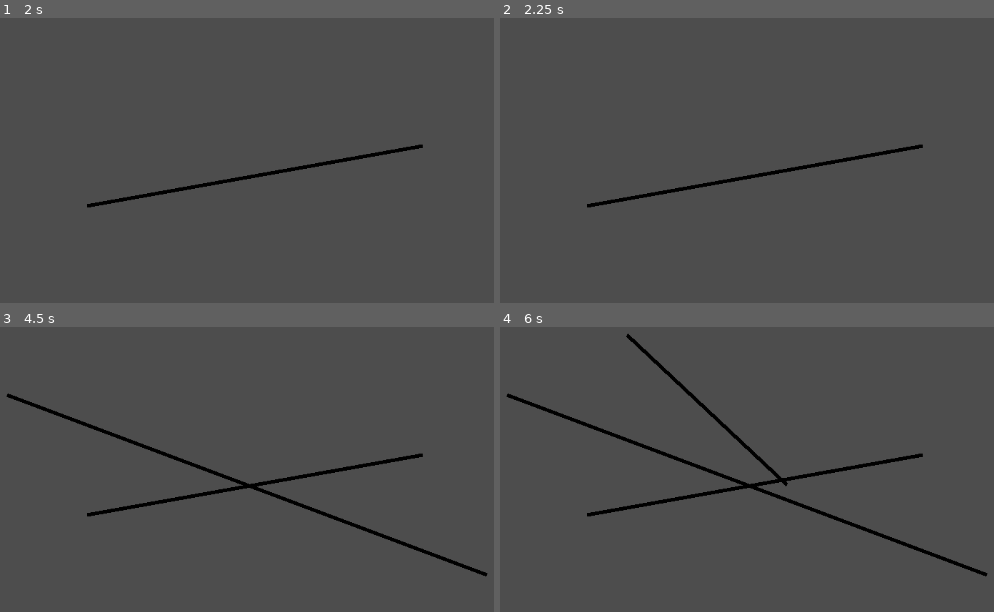
Above: before the commit, frames 1-4 (two rows, left to right).
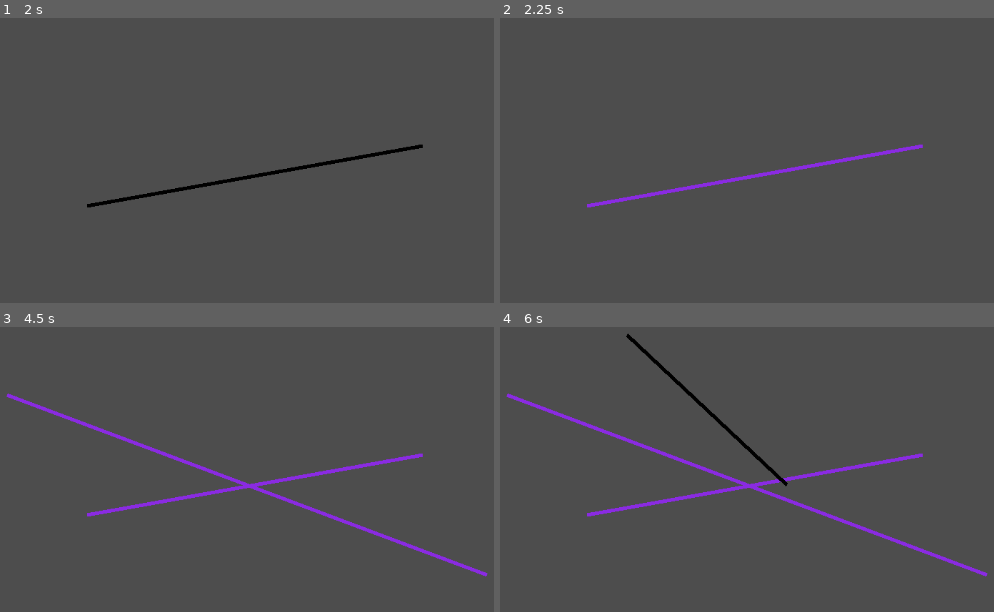
Above: after the commit, the same moments.

Repository: lohchness/Cursebreaker
Game: Godot game, scene res://whiteboard.tscn
The game is run twice, just before and just after one commit, with the same random seed, the same clock (stepped at 60 frames per second) and the same inputs.
Inputs (mouse positions are in pixels of both pictures, inside the frame that each line leads up to):
- Up to frame 1 (2 s): tap Enter at 0.5 s; move the mouse to (424, 146) at 0.52 s; press the mouse at (424, 146) at 0.53 s; tap Space (incant) at 1.25 s; move the mouse to (88, 206) at 1.27 s; release the mouse at (88, 206) at 1.28 s; click (88, 206) at 1.35 s
- Up to frame 2 (2.25 s): tap Enter at 2 s; move the mouse to (826, 43) at 2.02 s; hold Space (incant) from 2.03 s (still down)
- Up to frame 3 (4.5 s): click (326, 352) at 2.3 s; move the mouse to (207, 606) at 2.77 s; release Space (incant) at 2.78 s; click (207, 606) at 2.85 s; tap Enter at 3.5 s; move the mouse to (489, 574) at 3.52 s; press the mouse at (489, 574) at 3.53 s; tap Space (incant) at 4.25, 4.35 s; move the mouse to (4, 395) at 4.27 s; release the mouse at (4, 395) at 4.28 s
- Up to frame 4 (6 s): click (504, 395) at 4.55 s; move the mouse to (786, 483) at 5.02 s; press the mouse at (786, 483) at 5.03 s; move the mouse to (628, 335) at 5.77 s; release the mouse at (628, 335) at 5.78 s; click (628, 335) at 5.85 s

Frame 1 is identical in both runs. In frame 2, 1.0% of the frame differs, in the area x 17-86%, y 44-67%; in frame 3, 2.5%, in the area x 1-99%, y 23-88%; in frame 4, 2.5%.

Commit message:
return pixel length instead of length of array

Diff:
--- a/pen.gd
+++ b/pen.gd
@@ -20,7 +20,7 @@
 	for i in range(len(submitted_strokes)):
 		for j in range(len(submitted_strokes[i].stroke_points)):
 			for k in range(1, len(submitted_strokes[i].stroke_points[j])):
-				draw_line(submitted_strokes[i].stroke_points[j][k-1], submitted_strokes[i].stroke_points[j][k], Color.BLACK, 5)
+				draw_line(submitted_strokes[i].stroke_points[j][k-1], submitted_strokes[i].stroke_points[j][k], Color.BLUE_VIOLET, 5)
 
 	# Draw every stroke that is pending submission
 	for i in range(len(drawn_strokes)):
@@ -122,7 +122,7 @@
 				if stroke_type == Globals.COMPLEX_STRAIGHT:
 					stroke_type = Globals.INVALID
 
-		print("Theta - Theta Zero: " + str(angle_difference))
+		#print("Theta - Theta Zero: " + str(angle_difference))
 		last_angle_difference = angle_difference
 
 		substrokes[-1].append(stroke_points[i])
@@ -132,9 +132,9 @@
 
 
 	if stroke_type == Globals.SIMPLE_STRAIGHT:
-		if len(substrokes[-1]) < 10:
+		if pixel_length(substrokes[-1]) < 200:
 			stroke_type = Globals.INVALID
-		if len(substrokes[-1]) < 7:
+		if pixel_length(substrokes[-1]) < 140:
 			stroke_type = Globals.CONNECTOR
 
 	match stroke_type:
@@ -161,3 +161,6 @@
 
 func angle_theta(a: Vector2, b: Vector2) -> float:
 	return rad_to_deg(a.angle_to_point(b))
+
+func pixel_length(arr):
+	return len(arr) * segment_max_distance
